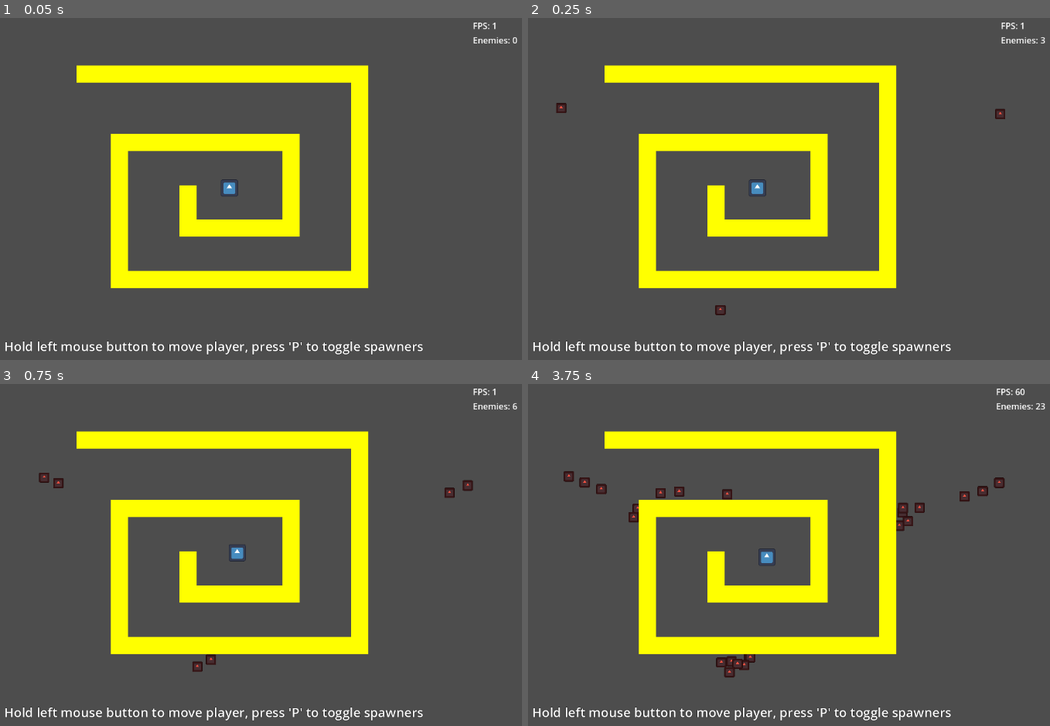
Above: before the commit, frames 1-4 (two rows, left to right).
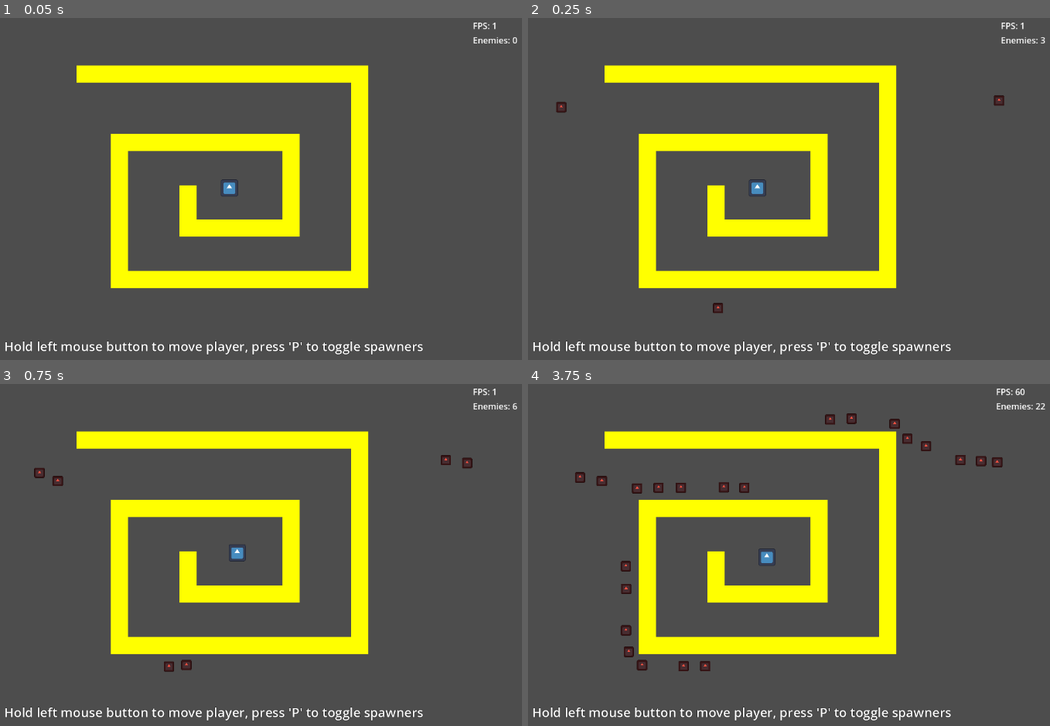
Above: after the commit, the same moments.

Repository: Griiimon/Manymies
Game: Godot game, scene res://main_raycasting.tscn
Same seed, same stepped clock (60 frames per second), same inputs: the game is played once before the commit and once after it. The engine's default icon, where the game draws it, is replaced by a stand-in: a white triangle on a blue panel in a dark square.
Inputs (mouse positions are in pixels of both pictures, inside the frame that each line leads up to):
- Up to frame 1 (0.05 s): no input
- Up to frame 2 (0.25 s): no input
- Up to frame 3 (0.75 s): tap P (pause_spawner) at 0.5 s; move the mouse to (349, 534) at 0.52 s; click (349, 534) at 0.67 s
- Up to frame 4 (3.75 s): tap P (pause_spawner) every 0.75 s from 1.25 to 3.5 s; move the mouse to (616, 572) at 1.27 s; click (616, 572) at 1.42 s; move the mouse to (804, 476) at 2.02 s; click (804, 476) at 2.17 s; move the mouse to (710, 623) at 2.77 s; click (710, 623) at 2.92 s; move the mouse to (924, 606) at 3.52 s; click (924, 606) at 3.67 s

Frame 1 is identical in both runs. In frame 2, 0.2% of the frame differs, in the area x 5-92%, y 22-87%; in frame 3, 0.6%; in frame 4, 2.4%, in the area x 6-100%, y 6-86%.

Commit message:
add comments

Diff:
--- a/solutions/raycast enemy/raycast_enemy.gd
+++ b/solutions/raycast enemy/raycast_enemy.gd
@@ -6,11 +6,12 @@
 # skip n calculation frames
 @export var skip_frames: int= 20
 
-# for smoother movement
-@export_range(0.0, 1.0) var jitter_fix= 0.5
+@export var ray_length: float= 25.0
 
-@export var ray_length: float= 25.0
+# how many rays on each side. the total amount will be num_side_raycasts * 2 + 1
 @export var num_side_raycasts: int= 1
+
+# the spread between each ray
 @export var raycast_angle: float= 45.0
 
 @onready var head: Node2D = $Head
@@ -18,7 +19,12 @@
 static var helper_initialized: bool= false
 
 var velocity: Vector2
+
+# offset the tick used for skip_frames by a random number so
+# it's more evenly spread out
 var tick_offset: int
+
+# the target of the center raycast
 var center_marker: Marker2D
 
 
@@ -26,6 +32,7 @@
 func _ready():
 	tick_offset= randi() % 60
 
+	# initialize the RaycastHelper once with following values
 	if not helper_initialized:
 		RaycastHelper.collide_with_areas= true
 		RaycastHelper.collide_with_bodies= true
@@ -33,6 +40,7 @@
 		helper_initialized= true
 
 
+	# add markers to the head node, where the raycast target positions are supposed to be
 	var marker:= Marker2D.new()
 	marker.position= head.transform.x * ray_length
 	head.add_child(marker)
@@ -57,12 +65,14 @@
 		# this code block will only run each n physics ticks
 		# where n is defined in skip_frames
 
-		# apply jitter fix for smoother movement
-		velocity= velocity.lerp(Vector2.ZERO, 1.0 - jitter_fix)
+		var target_pos: Vector2= Global.player.position
+		if Global.pathfinder:
+			target_pos= position + Global.pathfinder.get_direction(position)
 
-		var target_pos: Vector2= Global.player.position
+		# smoothly rotate the head ( and raycast marker children ) towards the target position
 		head.global_transform= head.global_transform.interpolate_with(head.global_transform.looking_at(target_pos), 0.5)
 
+		# steering vector combines all non-colliding steering raycasts
 		var steer_vec: Vector2= Vector2.ZERO
 		var center_blocked:= false
 
@@ -75,10 +85,15 @@
 
 		steer_vec= steer_vec.normalized()
 
-		#if center_blocked:
-			#if steer_vec.is_equal_approx(straight_raycast.target_position.rotated(straight_raycast.global_rotation).normalized()):
-				#steer_vec= Vector2.ZERO
-				#rotate(randf_range(-0.1, 0.1))
+		# if the center ray was blocked but the steering vector is perfectly centered
+		if center_blocked:
+			if steer_vec.is_equal_approx((center_marker.global_position - head.global_position).normalized()):
+				# ..we shouldnt move
+				steer_vec= Vector2.ZERO
+				# ..but wiggle the head a little to maybe get a favorable angle the
+				# next time we steer to potentially slide around an obstacle
+				head.rotate(randf_range(-0.3, 0.3))
+
 
 		velocity= maximum_speed * steer_vec
 
